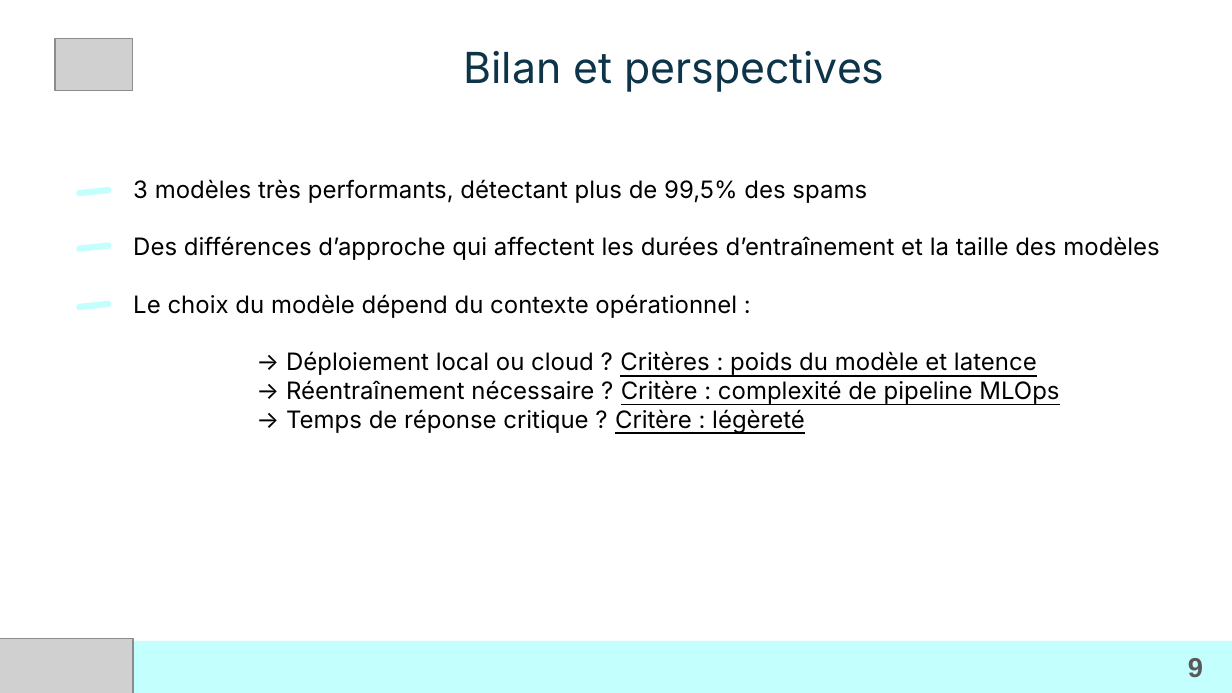
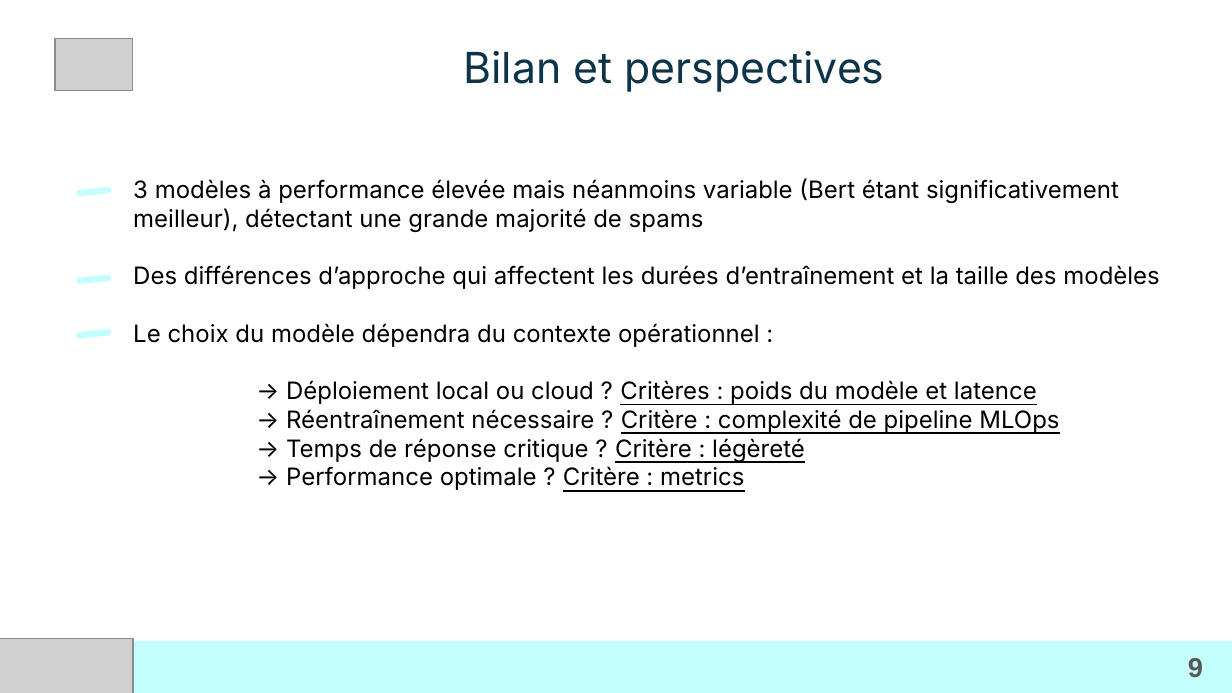
Before and after one commit to LoicV17/LoicValentini_Jedha_Certifications, a slide deck: slide 9 of CDSD_Concepteur_Developpeur_Sciences_Donnees/Presentations_certification/ppt_versions/Bloc4_CDSD_Loic_Valentini.pptx. Drawn at 1232x693 pixels with LibreOffice and Linux fonts; fonts in the diff are those of the drawing; grey boxes stand for pictures; background and template pictures are left out. Boxes give left, top, right and bottom in pixels: in the first picture for what was removed or moved away, otherwise in the second. Text is boxed around its words. In the diff, an @@ line names an element or a change of style, - is before the commit and + after.

```diff
--- a/CDSD_Concepteur_Developpeur_Sciences_Donnees/Presentations_certification/ppt_versions/Bloc4_CDSD_Loic_Valentini.pptx
+++ b/CDSD_Concepteur_Developpeur_Sciences_Donnees/Presentations_certification/ppt_versions/Bloc4_CDSD_Loic_Valentini.pptx
@@ title at (x1=133, y1=178, x2=1159, y2=492): text changed @@
-3 modèles très performants, détectant plus de 99,5% des spams
-Des différences d’approche qui affectent les durées d’entraînement et la taille des modèles
-Le choix du modèle dépend du contexte opérationnel :
--> Déploiement local ou cloud ? Critères : poids du modèle et latence
--> Réentraînement nécessaire ? Critère : complexité de pipeline MLOps
--> Temps de réponse critique ? Critère : légèreté
+3 modèles à performance élevée mais néanmoins variable (Bert étant significativement meilleur), détectant une grande majorité de spams
+Des différences d’approche qui affectent les durées d’entraînement et la taille des modèles
+Le choix du modèle dépendra du contexte opérationnel :
+-> Déploiement local ou cloud ? Critères : poids du modèle et latence
+-> Réentraînement nécessaire ? Critère : complexité de pipeline MLOps
+-> Temps de réponse critique ? Critère : légèreté
+-> Performance optimale ? Critère : metrics
@@ rounded rectangle moved from (x1=76, y1=242, x2=112, y2=252) to (x1=76, y1=274, x2=112, y2=284) @@
@@ rounded rectangle moved from (x1=76, y1=300, x2=112, y2=310) to (x1=76, y1=328, x2=112, y2=338) @@
```
Also in this commit, not shown: 3 other slides changed, 3 other files.
